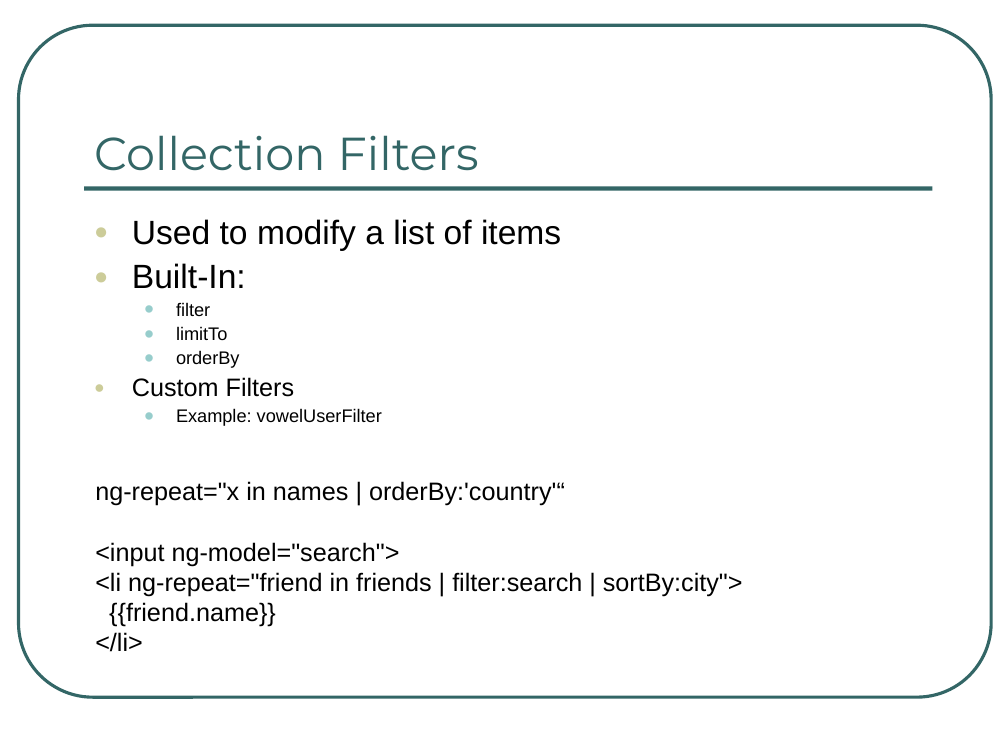
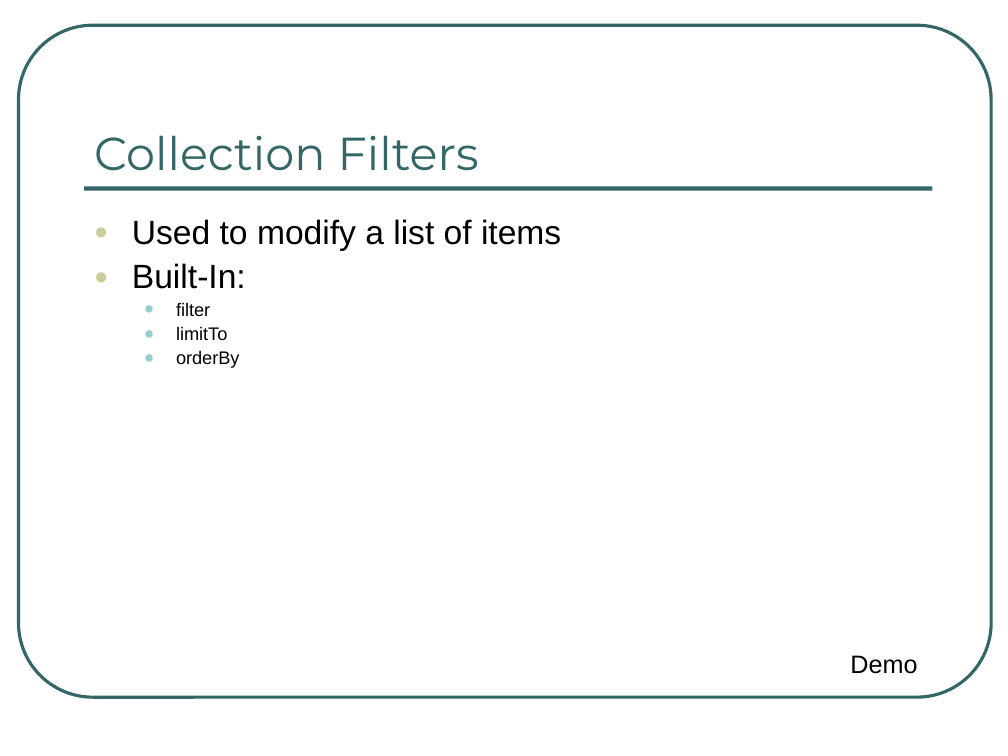
Before and after one commit to ng-al/AngularIntroApp, a slide deck: slide 32 of AngularJS Intro.ppt (slide 22 before the commit). Drawn at 1008x756 pixels with LibreOffice and Linux fonts; fonts in the diff are those of the drawing. Boxes give left, top, right and bottom in pixels: in the first picture for what was removed or moved away, otherwise in the second. Text is boxed around its words. In the diff, an @@ line names an element or a change of style, - is before the commit and + after.

```diff
--- a/AngularJS Intro.ppt
+++ b/AngularJS Intro.ppt
@@ text at bbox=[132, 377, 382, 426]: paragraphs removed @@
-● Custom Filters
-  • Example: vowelUserFilter
@@ text removed at bbox=[95, 481, 743, 652] @@
-ng-repeat="x in names | orderBy:'country'“
-<input ng-model="search">
-<li ng-repeat="friend in friends | filter:search | sortBy:city">
-{{friend.name}}
-</li>
@@ text added at bbox=[850, 655, 917, 674], 18 pt, text #000000 @@
+Demo
```
Also in this commit, not shown: 12 other slides changed, 12 slides added, 4 slides removed.
